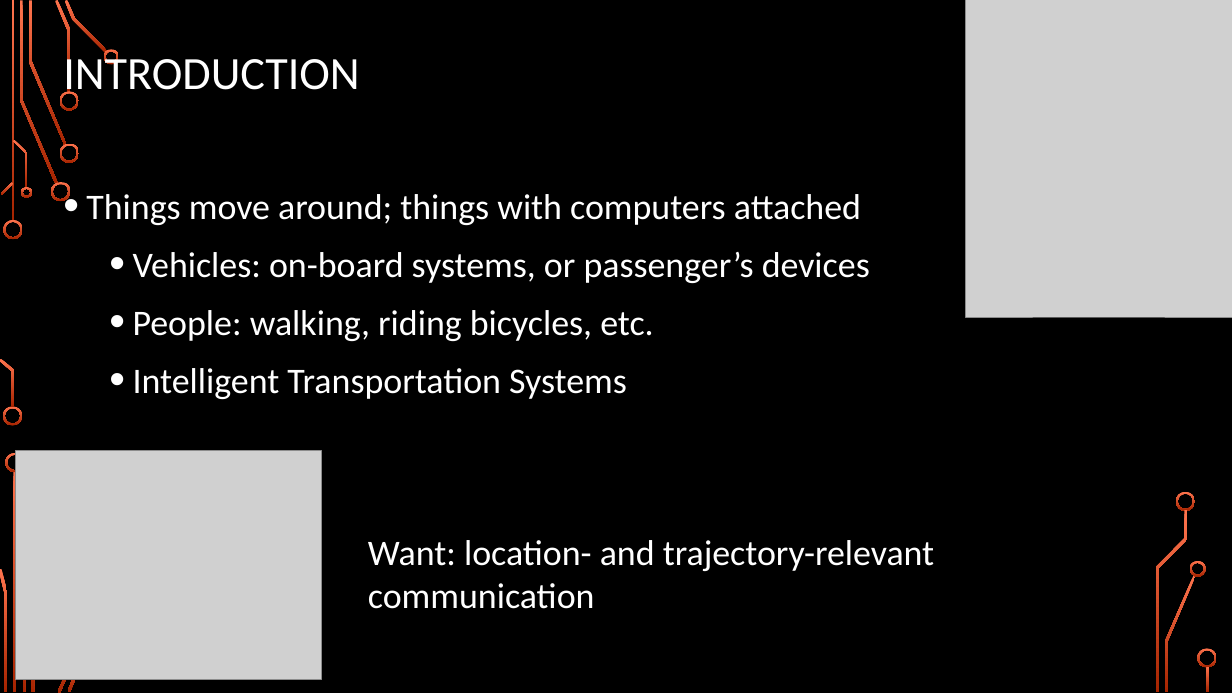
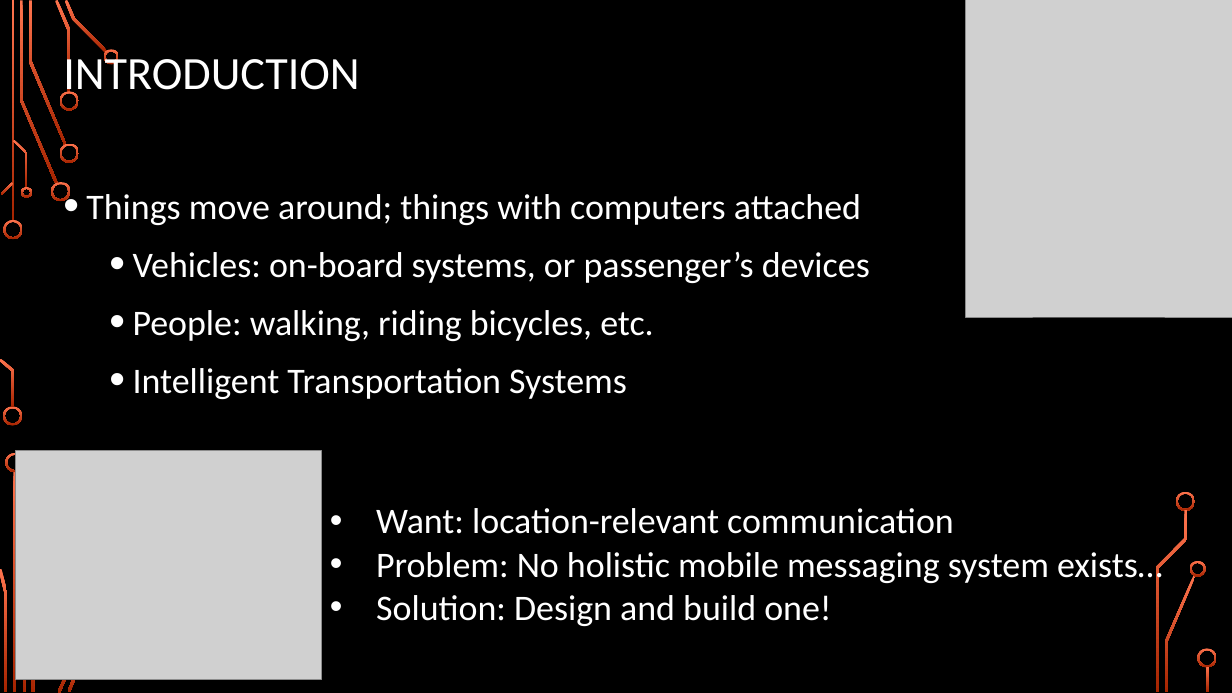
Before and after one commit to TejaKommineni/Mercury, a slide deck: slide 2 of presentation/Mercury-Part1.pptx. Drawn at 1232x693 pixels with LibreOffice and Linux fonts; fonts in the diff are those of the drawing; grey boxes stand for pictures; background and template pictures are left out. Boxes give left, top, right and bottom in pixels: in the first picture for what was removed or moved away, otherwise in the second. Text is boxed around its words. In the diff, an @@ line names an element or a change of style, - is before the commit and + after.

```diff
--- a/presentation/Mercury-Part1.pptx
+++ b/presentation/Mercury-Part1.pptx
@@ text at <box>376,508,1163,626</box>: text changed @@
-  Want: location- and trajectory-relevant communication
+  • Want: location-relevant communication
+  • Problem: No holistic mobile messaging system exists…
+  • Solution: Design and build one!
```
Also in this commit, not shown: 10 other slides changed, 6 slides added, 4 slides removed.
